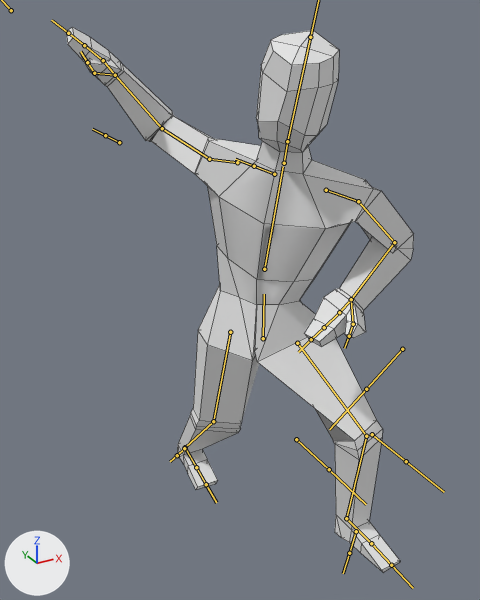
The FBX model MoodyPixel3D/Assets/Elements/Humanoid/humanoidFBX.fbx as it was, and as the next commit left it.
Rendered twice from a 50 mm lens placed at (-6.27, -10.58, 10.23), pointed at (-0.62, -0.3, 5.09). The axes (+X, +Y, +Z) are drawn at lower left. The lights are the same throughout. Both versions are drawn at frame 1 of the action 'DudeArmature|PreAttack'; the numbers are the values there. The bones that bend it are drawn over the model as lines. Mesh edges are drawn as thin lines.

Names of what the first picture shows: 'Dude'.
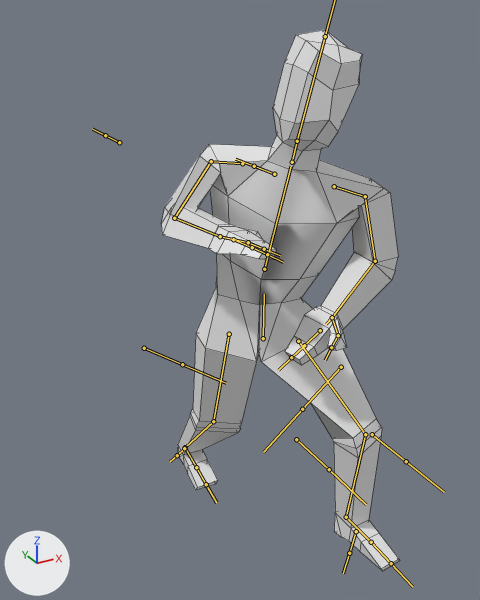
Boxes (x1, y1, x2, y2) around the edits, measured in the pictures (480 x 600 px):
'Dude', posed (31% narrower)
    before: (66, 27, 414, 573)
    after: (161, 30, 400, 571)
bone 'Torax', root to tip
    before: (264, 269) to (283, 166)
    after: (264, 269) to (291, 166)
bone 'Neck', root to tip
    before: (284, 163) to (287, 141)
    after: (292, 162) to (297, 141)
bone 'Head', root to tip
    before: (287, 141) to (310, 37)
    after: (297, 141) to (325, 36)
bone 'Arm2.R', root to tip
    before: (209, 159) to (162, 128)
    after: (211, 161) to (174, 218)
bone 'Arm3.R', root to tip
    before: (162, 128) to (115, 75)
    after: (174, 218) to (220, 236)
bone 'Hand1.R', root to tip
    before: (115, 75) to (103, 60)
    after: (220, 236) to (226, 238)
bone 'Arm2.L', root to tip
    before: (358, 201) to (394, 242)
    after: (365, 196) to (375, 261)
bone 'Arm3.L', root to tip
    before: (394, 242) to (351, 299)
    after: (375, 261) to (332, 317)
bone 'Leg1.R', root to tip
    before: (230, 332) to (213, 421)
    after: (229, 334) to (213, 421)
bone 'Leg1.L', root to tip
    before: (297, 343) to (366, 436)
    after: (298, 341) to (365, 434)

The edits, one by one:
Bone 'Hips' (bone_hips) turns from (0, -49, 0) to (0, -42, 0) degrees about its own x, y and z.
Bone 'Torax' (bone_torax) turns from (-16, -1, -3) to (-17, 3, -3) degrees about its own x, y and z.
Bone 'Neck' (bone_neck) turns from (0, 0, 0) to (1, -6, -2) degrees about its own x, y and z.
Bone 'Head' (bone_head) turns from (0, 0, 0) to (4, 31, 8) degrees about its own x, y and z.
Bone 'Arm2.R' (bone_arm2_r) turns from (-14, 37, 8) to (71, -31, -96) degrees about its own x, y and z.
Bone 'Arm3.R' (bone_arm3_r) turns from (-18, -16, -45) to (-95, -37, -12) degrees about its own x, y and z.
Bone 'Hand1.R' (bone_hand1_r) turns from (4, 1, -14) to (1, 1, -10) degrees about its own x, y and z.
Bone 'Arm2.L' (bone_arm2_l) turns from (44, -15, -42) to (75, -23, -31) degrees about its own x, y and z.
Bone 'Arm3.L' (bone_arm3_l) turns from (92, -3, -10) to (59, -1, -15) degrees about its own x, y and z.
Bone 'Leg1.R' (bone_leg1_r) turns from (10, -47, -3) to (14, -39, -4) degrees about its own x, y and z.
Bone 'Leg1.L' (bone_leg1_l) turns from (-12, -54, -30) to (-21, -47, -22) degrees about its own x, y and z.
